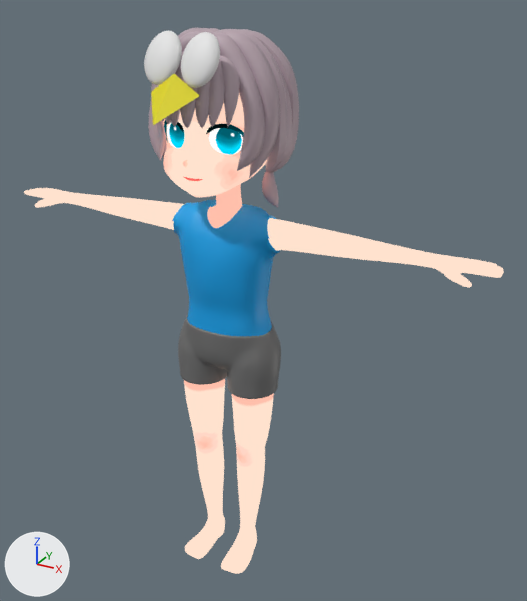
One commit to the Blender file arch_chan.blend: the scene before it, then after it.
The view is the same before and after, from a 50 mm camera at (14.9, -23.2, 5.3) aimed at (1.4, 1.5, -7.0). Every picture has the same lights, and +X, +Y and +Z are marked at lower left.

The first picture shows 'Body', 'Body.001', 'Cube', 'Eye', 'Face', 'Hair.Back', 'Hair.Front', 'Hair.Side', 'Hair.Tail', 'Inner', 'Sphere'.
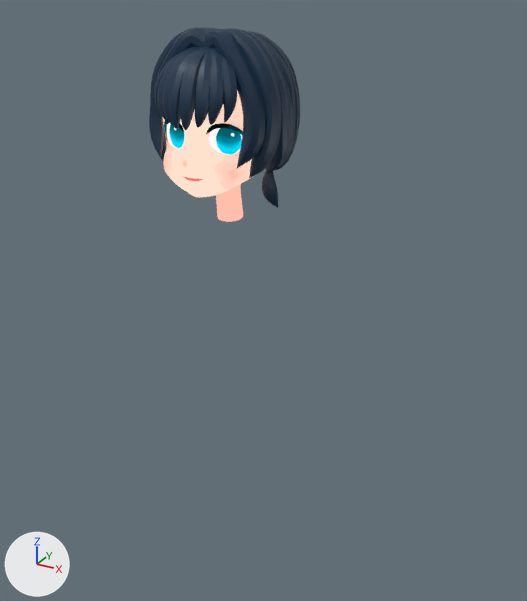
Commit message: [change]: convert hair paths to mesh

Edits to the scene script, one JSON object a line:
```json
{"op": "set", "path": "mat_hair_mat.base_color", "old": "(0.487, 0.378, 0.43)", "new": "(0.00137, 0.0254, 0.0637)", "note": "grey #b9a5af -> dark blue #052c47"}
{"block": "me_sphere", "where": "me_sphere.from_pydata(...)  # 242 vertices, 256 faces; spans x 0.04..1.49, y -2.3..-1.27, z 1.99..3.69"}
{"block": "me_sphere", "where": "# used by ob_sphere; location = (0.0, 0.0, 0.0)"}
{"block": "me_sphere", "change": "me_sphere part 1: the whole mesh is scaled about its middle by 0.792, then moved by (-0.12, 0.0, 0.0)"}
{"op": "add", "block": "me_nurbspath_002", "code": ["me_nurbspath_002 = bpy.data.meshes.new('NurbsPath.002')", "me_nurbspath_002.from_pydata(...)  # 1632 vertices, 1584 faces; spans x -2.71..2.71, y -1.04..0.76, z -1.34..3.71", "me_nurbspath_002.materials.append(mat_hair_mat)  # dark blue #052c47"]}
{"op": "add", "block": "me_nurbspath_001", "code": ["me_nurbspath_001 = bpy.data.meshes.new('NurbsPath.001')", "me_nurbspath_001.from_pydata(...)  # 2976 vertices, 2880 faces; spans x -1.74..1.74, y -2.14..0.38, z 0.48..3.19", "me_nurbspath_001.materials.append(mat_hair_mat)  # dark blue #052c47"]}
{"op": "add", "block": "me_nurbspath_003", "code": ["me_nurbspath_003 = bpy.data.meshes.new('NurbsPath.003')", "me_nurbspath_003.from_pydata(...)  # 8063 vertices, 7824 faces; spans x -2.73..2.73, y 0.38..3.73, z -1.61..3.69", "me_nurbspath_003.materials.append(mat_hair_mat)  # dark blue #052c47"]}
{"op": "set", "path": "ob_hair_back", "old": "bpy.data.objects.new('Hair.Back', cu_nurbspath_003)", "new": "bpy.data.objects.new('Hair.Back', me_nurbspath_003)"}
{"op": "set", "path": "ob_hair_front", "old": "bpy.data.objects.new('Hair.Front', cu_nurbspath_001)", "new": "bpy.data.objects.new('Hair.Front', me_nurbspath_001)"}
{"op": "remove", "block": "ob_hair_front", "code": "_m = ob_hair_front.modifiers.new('Mirror', 'MIRROR')"}
{"op": "set", "path": "ob_hair_side", "old": "bpy.data.objects.new('Hair.Side', cu_nurbspath_002)", "new": "bpy.data.objects.new('Hair.Side', me_nurbspath_002)"}
{"op": "remove", "block": "ob_hair_side", "code": "_m = ob_hair_side.modifiers.new('Mirror', 'MIRROR')"}
{"op": "add", "block": "ob_body", "code": "ob_body.hide_set(True)"}
{"op": "add", "block": "ob_inner", "code": "ob_inner.hide_set(True)"}
{"op": "add", "block": "ob_cube", "code": "ob_cube.hide_set(True)"}
{"op": "add", "block": "ob_sphere", "code": "ob_sphere.hide_set(True)"}
{"op": "add", "block": "ob_body_001", "code": "ob_body_001.hide_set(True)"}
```

Boxes [x1, y1, x2, y2] around the edits, measured in the pictures (527 x 601 px):
```json
{"object": "Body", "change": "hidden", "before": [24, 188, 504, 574]}
{"object": "Inner", "change": "hidden", "before": [172, 200, 280, 336], "on screen": "blue"}
{"object": "Hair.Side", "change": "recoloured, reshaped, modifiers changed", "before": [148, 28, 280, 178], "after": [149, 28, 281, 178], "on screen": "grey to blue"}
{"object": "Body.001", "change": "hidden", "before": [178, 315, 281, 399]}
{"object": "Hair.Front", "change": "recoloured, reshaped, modifiers changed", "before": [154, 51, 240, 128], "after": [154, 46, 237, 130], "on screen": "grey to blue, 9% taller"}
{"object": "Sphere", "change": "hidden", "before": [144, 31, 220, 88]}
{"object": "Hair.Back", "change": "recoloured, reshaped", "before": [204, 28, 299, 172], "after": [204, 27, 300, 172], "on screen": "grey to blue"}
{"object": "Cube", "change": "hidden", "before": [151, 74, 200, 125]}
{"object": "Hair.Tail", "change": "recoloured", "before": [262, 171, 279, 207], "after": [262, 171, 279, 207]}
```
